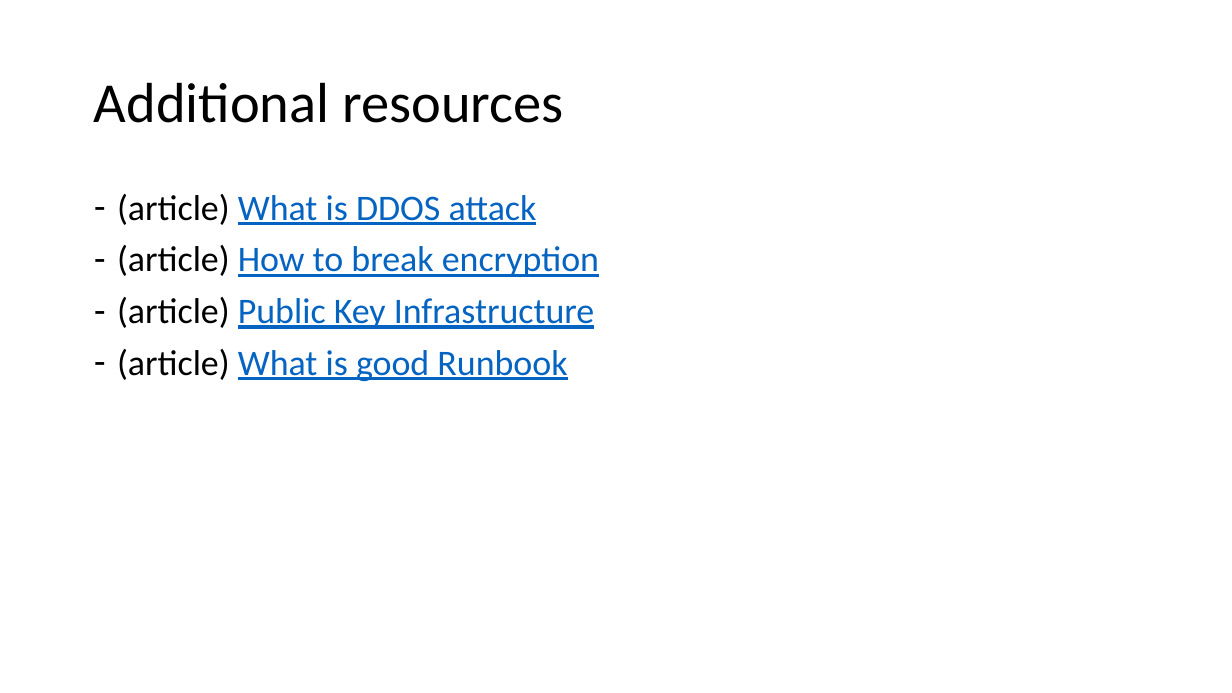
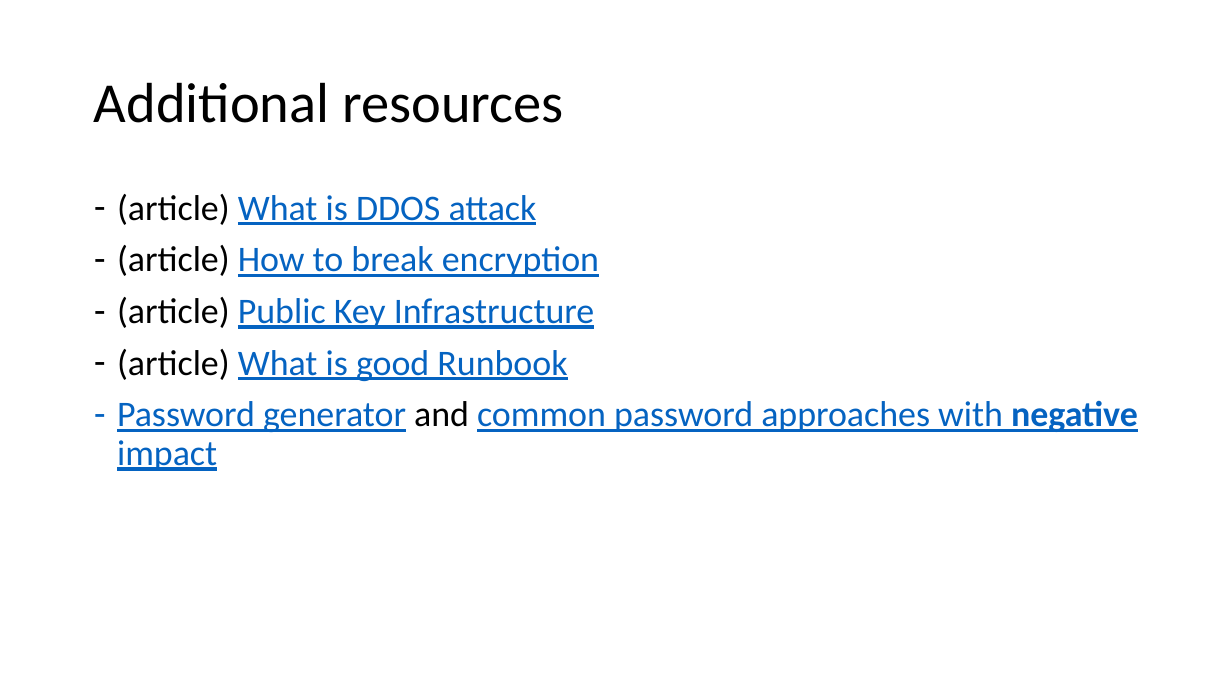
Before and after one commit to v1r7u/cloud_computing_old, a slide deck: slide 63 of presentations/04_Security.pptx (slide 60 before the commit). Drawn at 1232x693 pixels with LibreOffice and Linux fonts; fonts in the diff are those of the drawing. Boxes give left, top, right and bottom in pixels: in the first picture for what was removed or moved away, otherwise in the second. Text is boxed around its words. In the diff, an @@ line names an element or a change of style, - is before the commit and + after.

```diff
--- a/presentations/04_Security.pptx
+++ b/presentations/04_Security.pptx
@@ text at bbox=[117, 400, 1138, 471]: paragraph added @@
+– Password generator and common password approaches with negative impact
```
Also in this commit, not shown: 5 other slides changed, 3 slides added, 19 other files.
